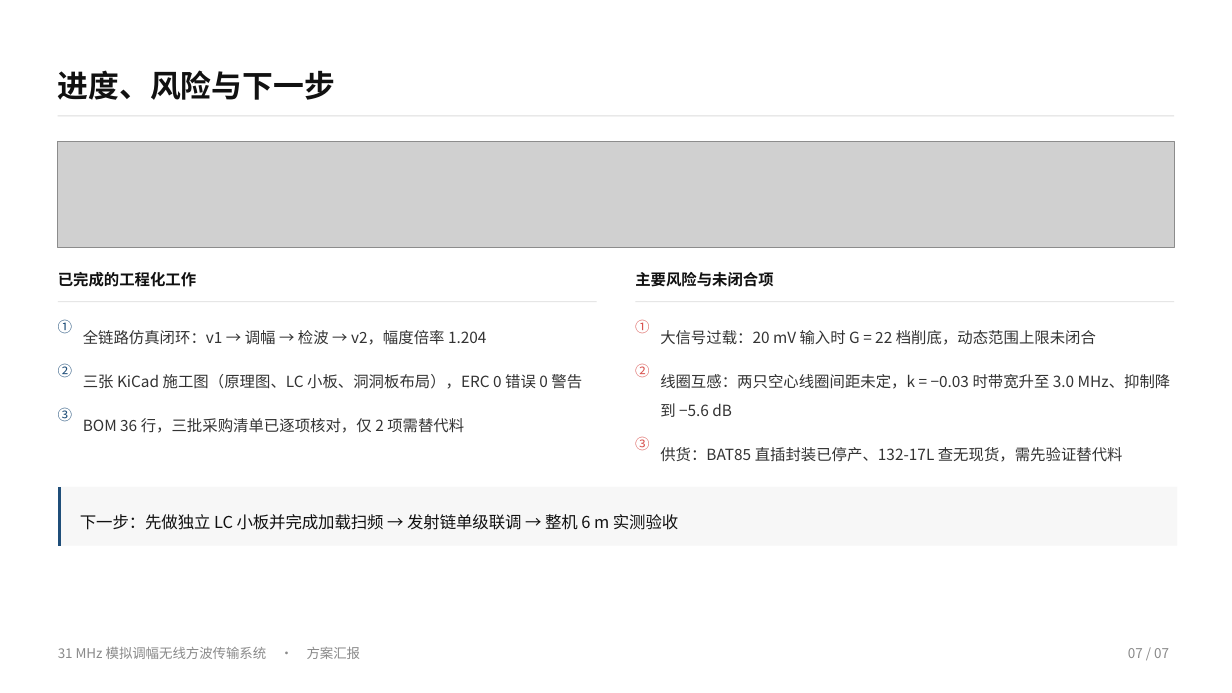
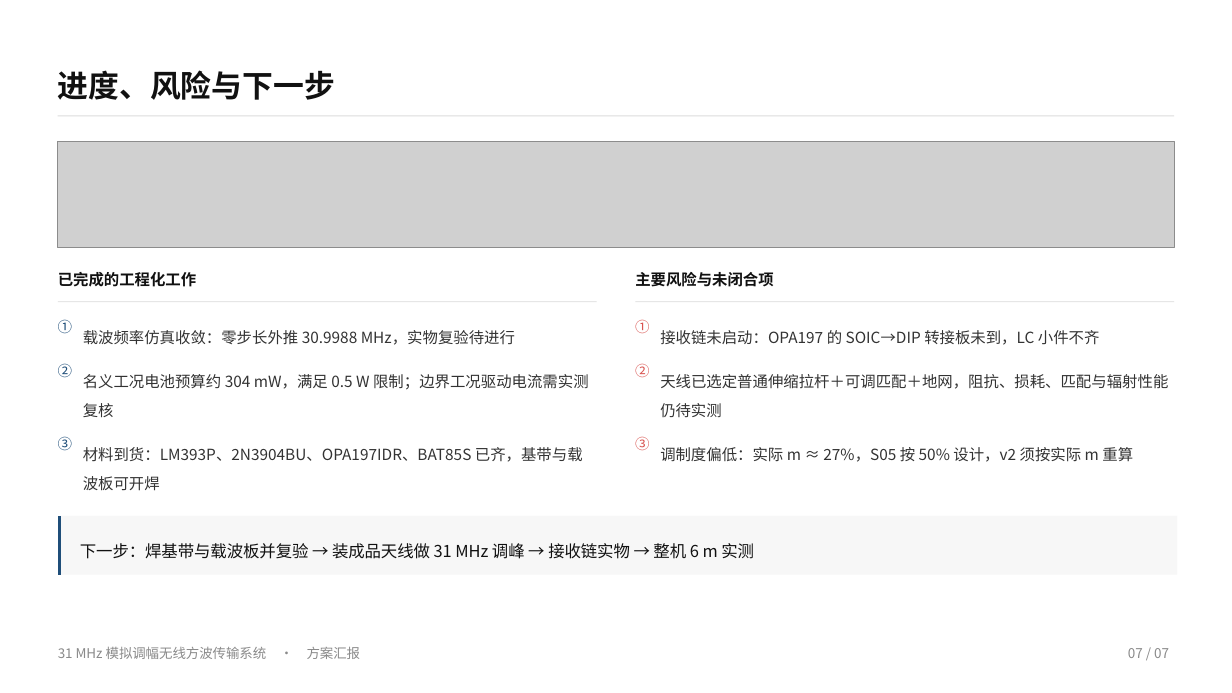
Before and after one commit to Xin-zimu/am-31mhz-circuit, a slide deck: slide 7 of 31MHz无线传输系统_方案汇报/31MHz无线传输系统_方案汇报.pptx. Drawn at 1232x693 pixels with LibreOffice and Linux fonts; fonts in the diff are those of the drawing; grey boxes stand for pictures. Boxes give left, top, right and bottom in pixels: in the first picture for what was removed or moved away, otherwise in the second. Text is boxed around its words. In the diff, an @@ line names an element or a change of style, - is before the commit and + after.

```diff
--- a/31MHz无线传输系统_方案汇报/31MHz无线传输系统_方案汇报.pptx
+++ b/31MHz无线传输系统_方案汇报/31MHz无线传输系统_方案汇报.pptx
@@ text at box(83, 330, 515, 345): text changed @@
-全链路仿真闭环：v1 → 调幅 → 检波 → v2，幅度倍率 1.204
+载波频率仿真收敛：零步长外推 30.9988 MHz，实物复验待进行
@@ text at box(660, 330, 1100, 345): text changed @@
-大信号过载：20 mV 输入时 G = 22 档削底，动态范围上限未闭合
+接收链未启动：OPA197 的 SOIC→DIP 转接板未到，LC 小件不齐
@@ text removed at box(83, 374, 582, 389) @@
-三张 KiCad 施工图（原理图、LC 小板、洞洞板布局），ERC 0 错误 0 警告
@@ text added at box(83, 374, 589, 418), 12 pt, text #333333 @@
+名义工况电池预算约 304 mW，满足 0.5 W 限制；边界工况驱动电流需实测复核
@@ text at box(660, 374, 1168, 417): text changed @@
-线圈互感：两只空心线圈间距未定，k = −0.03 时带宽升至 3.0 MHz、抑制降到 −5.6 dB
+天线已选定普通伸缩拉杆＋可调匹配＋地网，阻抗、损耗、匹配与辐射性能仍待实测
@@ text removed at box(83, 418, 464, 433) @@
-BOM 36 行，三批采购清单已逐项核对，仅 2 项需替代料
@@ text "③": place and size @@
-text "③" at box(58, 407, 73, 422)
+text "③" at box(58, 436, 73, 451)
@@ text added at box(83, 447, 583, 491), 12 pt, text #333333 @@
+材料到货：LM393P、2N3904BU、OPA197IDR、BAT85S 已齐，基带与载波板可开焊
@@ text at box(660, 447, 1133, 462): text changed @@
-供货：BAT85 直插封装已停产、132-17L 查无现货，需先验证替代料
+调制度偏低：实际 m ≈ 27%，S05 按 50% 设计，v2 须按实际 m 重算
@@ freeform shape: place and size @@
-freeform shape at box(57, 487, 1177, 546)
+freeform shape at box(57, 516, 1177, 575)
@@ rectangle: place and size @@
-rectangle at box(61, 487, 1177, 546)
+rectangle at box(61, 516, 1177, 575)
@@ text at box(80, 543, 754, 559): text changed @@
-下一步：先做独立 LC 小板并完成加载扫频 → 发射链单级联调 → 整机 6 m 实测验收
+下一步：焊基带与载波板并复验 → 装成品天线做 31 MHz 调峰 → 接收链实物 → 整机 6 m 实测
```
Also in this commit, not shown: 5 other slides changed, 13 other files.
